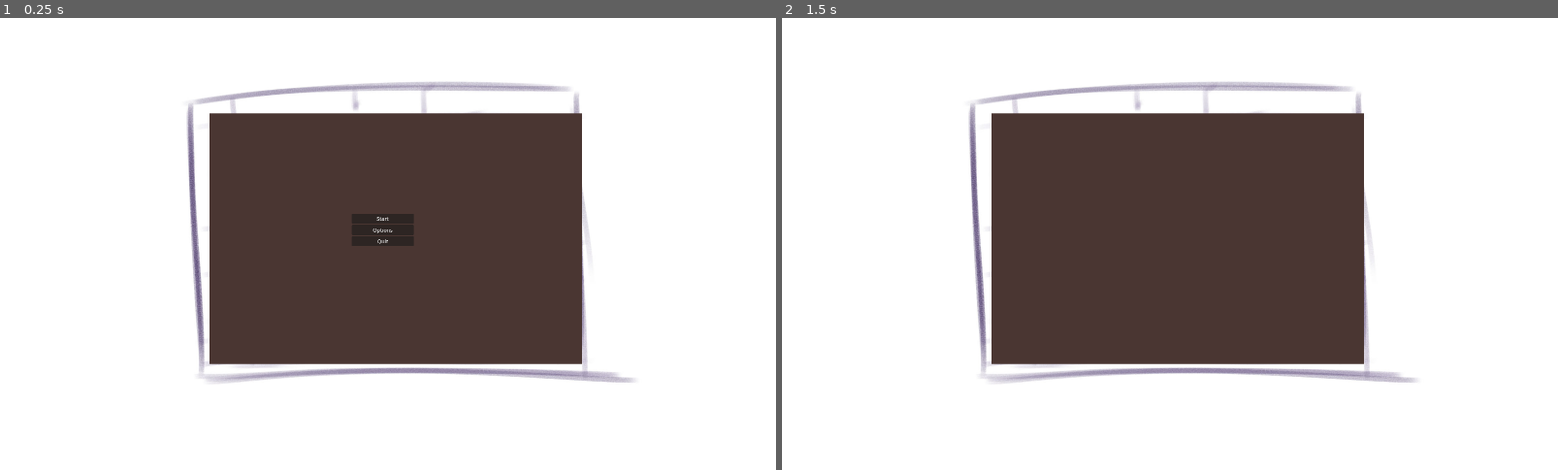
Above: before the commit, frames 1-2 (left to right).
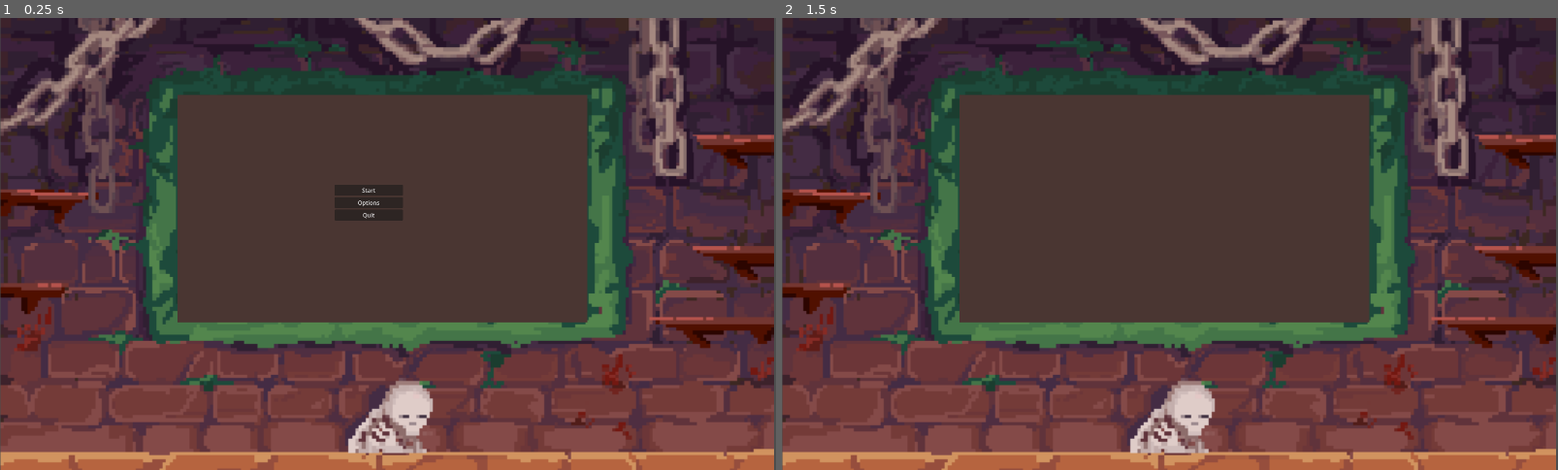
Above: after the commit, the same moments.

Repository: Coffin-Likker/tetrarcana
Game: Godot game, scene res://improover/scenes/main.tscn
The game is run twice, just before and just after one commit, with the same random seed, the same clock (stepped at 60 frames per second) and the same inputs.
Inputs (mouse positions are in pixels of both pictures, inside the frame that each line leads up to):
- Up to frame 1 (0.25 s): no input
- Up to frame 2 (1.5 s): click "Start" at 0.5 s; tap Enter at 1.25 s; move the mouse to (1340, 221) at 1.27 s; tap E (rotate_clockwise) at 1.35 s; click (1340, 221) at 1.42 s

The runs differ from the first frame. In frame 1, 78% of the frame differs, in the area x 0-100%, y 0-100%; in frame 2, 77%.
Error in both runs: Invalid access to property or key 'game_state' on a base object of type 'Node2D'. (res://scripts/tile_map.gd:109)

Commit message:
Added camera, backdrop

Diff:
--- a/improover/scenes/main.tscn
+++ b/improover/scenes/main.tscn
@@ -3,29 +3,34 @@
 [ext_resource type="PackedScene" uid="uid://dxnnpkjmx71ic" path="res://improover/scenes/ui.tscn" id="1_0k8wu"]
 [ext_resource type="PackedScene" uid="uid://c6x3w78dh2e2n" path="res://scenes/game_manager.tscn" id="1_h0q10"]
 [ext_resource type="PackedScene" uid="uid://bqwy0lc55ksab" path="res://menus/MenuManager.tscn" id="2_vgn30"]
-[ext_resource type="Texture2D" uid="uid://7nl6ihqdq2a" path="res://assets/board_mockup.jpg" id="4_ojpjg"]
+[ext_resource type="Texture2D" uid="uid://ctqil11mpfnrn" path="res://assets/backboard_final.png" id="4_a8plr"]
 
 [node name="Main" type="Node2D"]
 
 [node name="GameManager" parent="." instance=ExtResource("1_h0q10")]
-scale = Vector2(1, 1.211)
 
 [node name="TileMap" parent="GameManager" index="0"]
 position = Vector2(648, 244.426)
 
 [node name="MenuManager" parent="." instance=ExtResource("2_vgn30")]
-offset_left = 1184.0
-offset_top = 656.0
-offset_right = 1184.0
-offset_bottom = 656.0
+offset_left = 1186.0
+offset_top = 547.0
+offset_right = 1186.0
+offset_bottom = 547.0
 
 [node name="ui" parent="." instance=ExtResource("1_0k8wu")]
 visible = false
 
 [node name="BoardMockup" type="Sprite2D" parent="."]
 z_index = -1
-texture = ExtResource("4_ojpjg")
+position = Vector2(151, 26)
+scale = Vector2(2.9, 2.9)
+texture = ExtResource("4_a8plr")
 centered = false
+
+[node name="Camera2D" type="Camera2D" parent="."]
+position = Vector2(1240, 664)
+zoom = Vector2(1.1, 1.1)
 
 [editable path="GameManager"]
 [editable path="MenuManager"]
Binary file added: assets/backboard_final.png
Not shown, added: assets/backboard_final.png.import
Binary file added: backboard_final.png
Not shown, added: backboard_final.png.import
